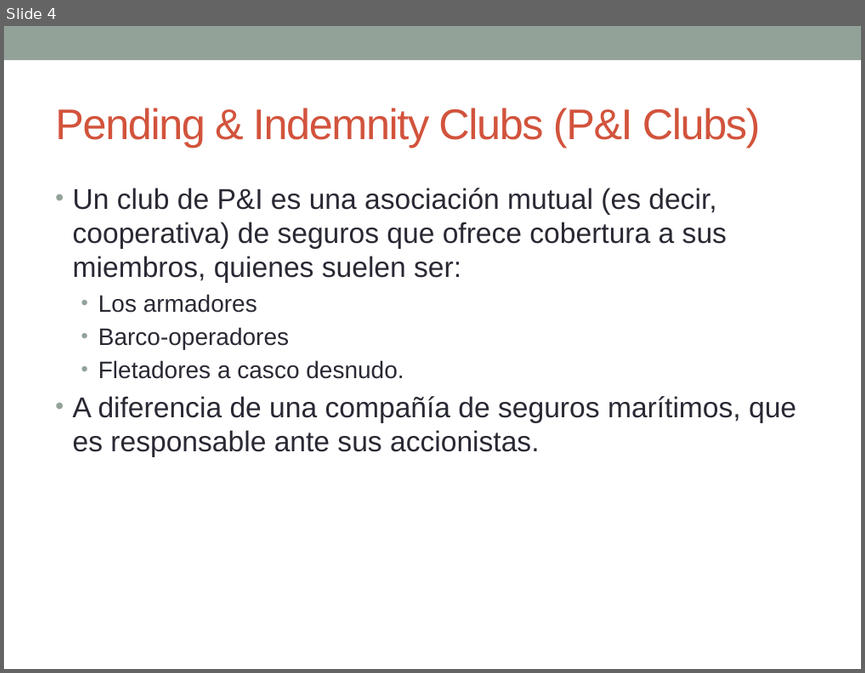
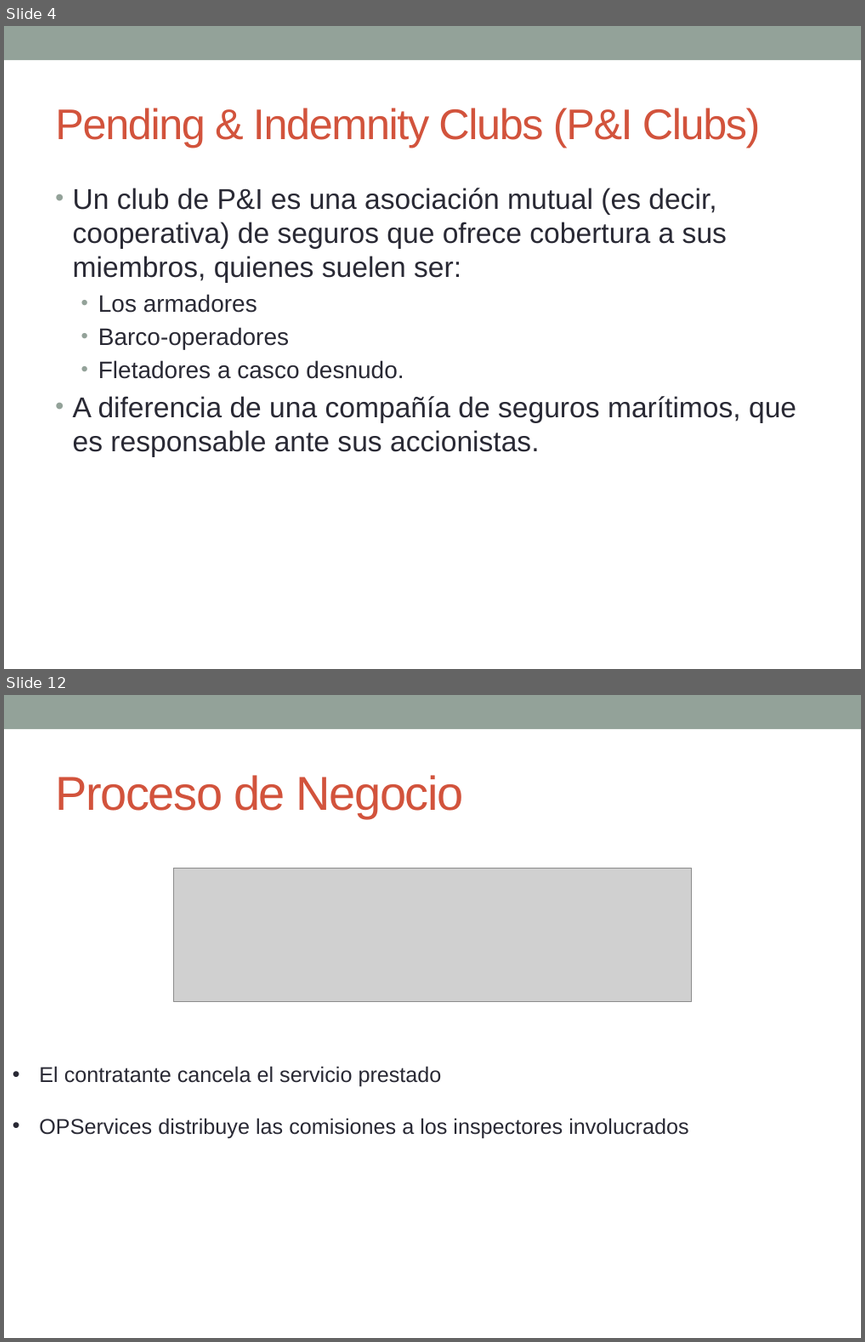
Before and after one commit to jx4nk00/joint-ops, a slide deck: 1 Diseño/Presentación hito 2 30 de Julio.pptx. Shown one above the other, each under a label of ours: slide 4 before the commit, slides 4 and 12 after it; the slides between them are not shown. The pictures are 865x673 and 865x1342 pixels, drawn with LibreOffice and Linux fonts; fonts in the diff are those of the drawing; grey boxes stand for pictures. Boxes give left, top, right and bottom in pixels: in the first picture for what was removed or moved away, otherwise in the second. Text is boxed around its words. In the diff, an @@ line names an element or a change of style, - is before the commit and + after.

```diff
--- a/1 Diseño/Presentación hito 2 30 de Julio.pptx
+++ b/1 Diseño/Presentación hito 2 30 de Julio.pptx
@@ slide 12 added at (4,695,861,1338), background #FFFFFF; not listed: 1 template element that a slide beside it also shows @@
@@ title added at (55,775,464,818), 40 pt, text #D2533C @@
+Proceso de Negocio
@@ picture added at (174,868,691,1002) @@
@@ text added at (39,1066,688,1138), 18 pt, text #292934 @@
+• El contratante cancela el servicio prestado
+• OPServices distribuye las comisiones a los inspectores involucrados
```
Also in this commit, not shown: 4 slides changed, 7 other slides added, 6 other files.
